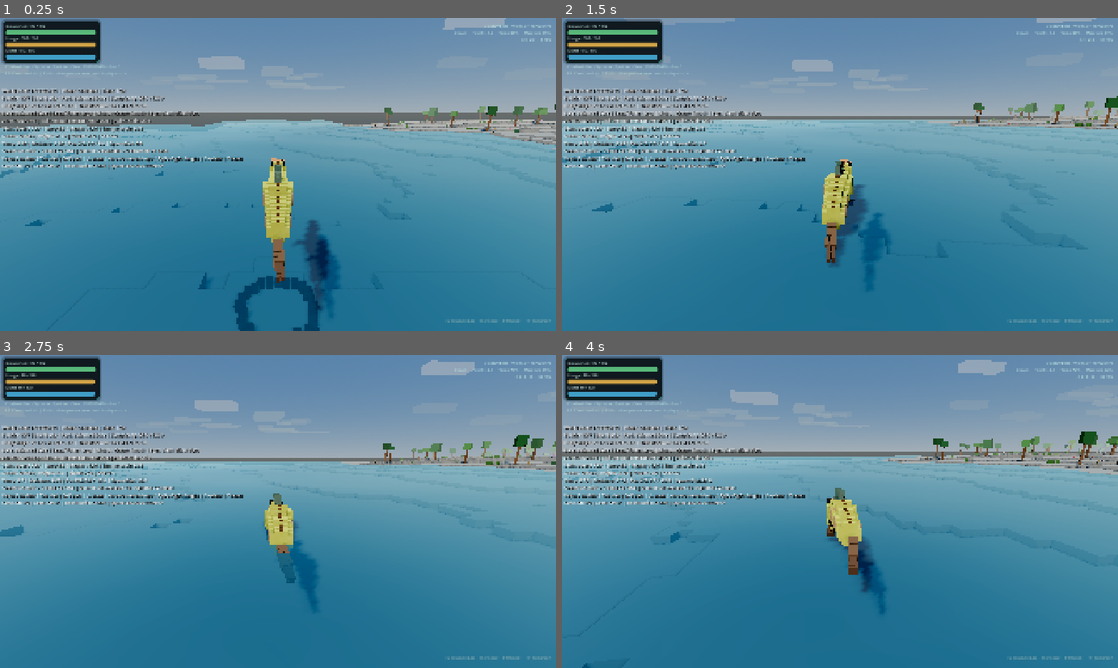
Above: before the commit, frames 1-4 (two rows, left to right).
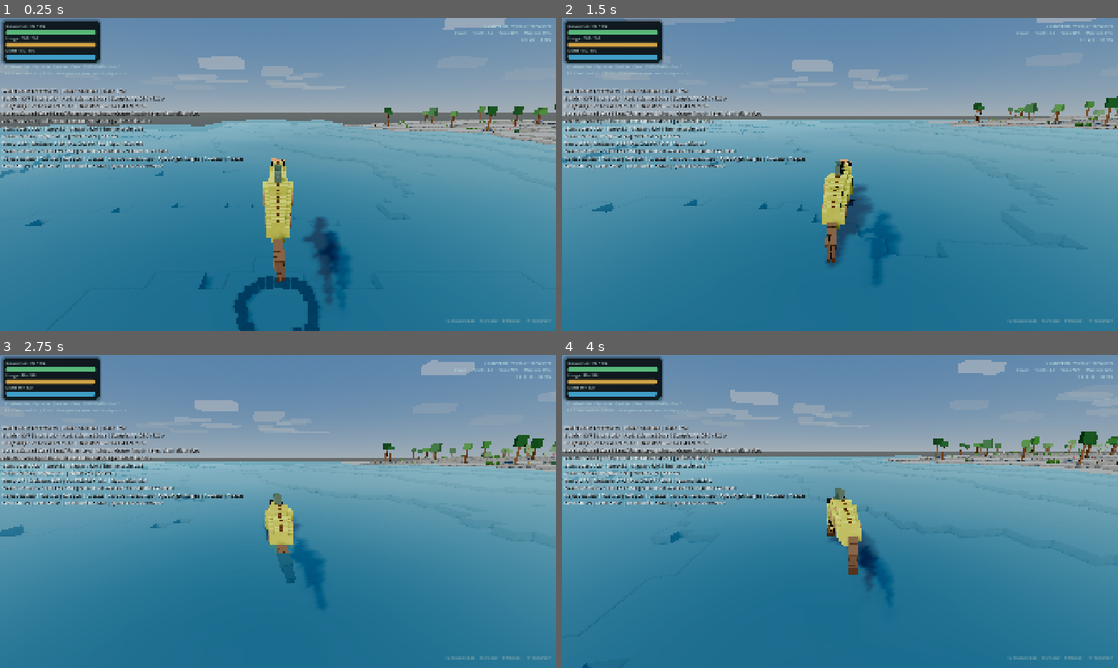
Above: after the commit, the same moments.

Repository: MajorDragonfly/voxelverse
Game: Godot game, scene res://main/main.tscn
Same seed, same stepped clock (60 frames per second), same inputs: the game is played once before the commit and once after it.
Inputs (mouse positions are in pixels of both pictures, inside the frame that each line leads up to):
- Up to frame 1 (0.25 s): no input
- Up to frame 2 (1.5 s): tap Enter at 0.5 s; move the mouse to (867, 174) at 0.52 s; hold W (move_forward) from 0.53 s (still down); click (867, 174) at 0.6 s; tap Space (jump) at 0.77 s; move the mouse to (812, 174) at 1.27 s; tap L at 1.35 s
- Up to frame 3 (2.75 s): keep holding W (move_forward); tap Space (jump) at 1.52 s; move the mouse to (289, 505) at 2.02 s; tap R at 2.1 s
- Up to frame 4 (4 s): keep holding W (move_forward); move the mouse to (834, 517) at 2.77 s; tap Tab at 2.85 s; click (834, 517) at 2.92 s; tap Space (jump) at 3.02, 3.77 s; move the mouse to (878, 514) at 3.52 s; tap Delete at 3.6 s

The runs differ from the first frame. In frame 1, 1.7% of the frame differs, in the area x 42-100%, y 28-96%; in frame 2, 0.8%; in frame 3, 0.9%; in frame 4, 1.1%.

Commit message:
Tune surface lighting and atmosphere

Diff:
--- a/world/visuals/planet_visual_environment.tscn
+++ b/world/visuals/planet_visual_environment.tscn
@@ -6,6 +6,16 @@
 
 [node name="PlanetVisualEnvironment" type="Node3D"]
 script = ExtResource("1_visual")
+sun_elevation_degrees = 43.0
+sun_azimuth_degrees = -38.0
+surface_sun_energy = 1.34
+surface_shadow_distance = 240.0
+surface_fog_begin = 88.0
+surface_fog_end = 265.0
+surface_fog_strength = 0.70
+enable_surface_volumetric_fog = true
+surface_volumetric_fog_density = 0.0018
+surface_volumetric_fog_length = 220.0
 
 [node name="WorldEnvironment" type="WorldEnvironment" parent="."]
 environment = SubResource("Environment_placeholder")
